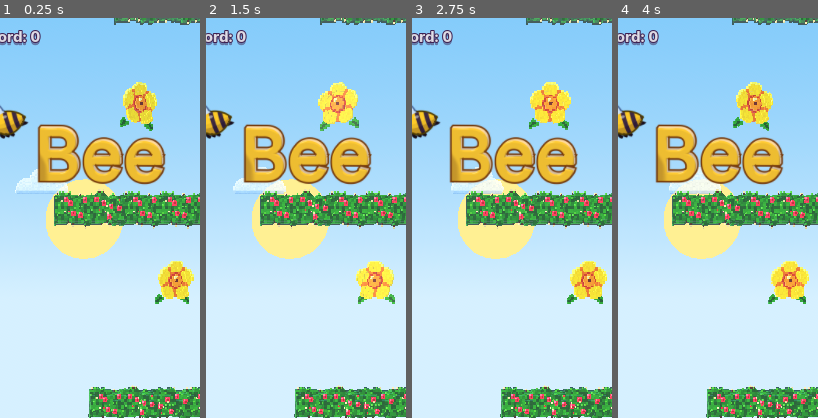
Above: before the commit, frames 1-4 (left to right).
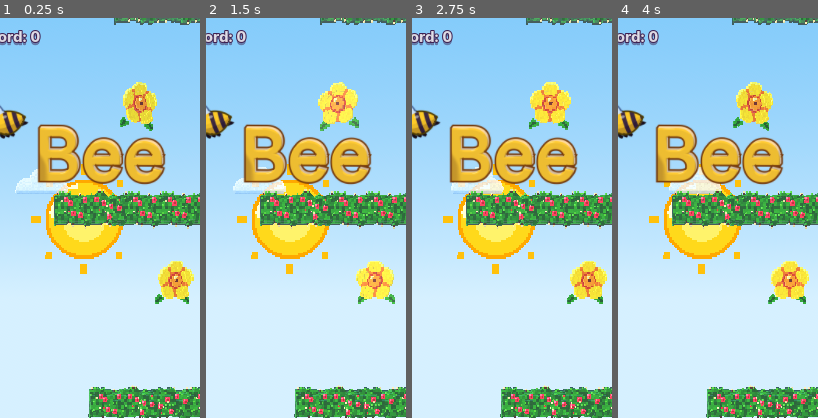
Above: after the commit, the same moments.

Repository: costanoy/bee-bee
Game: Godot game, scene res://scenes/main.tscn
The game is run twice, just before and just after one commit, with the same random seed, the same clock (stepped at 60 frames per second) and the same inputs.
Inputs (mouse positions are % of the whole screen's width and height, from its top left):
- Up to frame 1 (0.25 s): no input
- Up to frame 2 (1.5 s): move the mouse to (72, 45) at 0.52 s; click (72, 45) at 0.67 s; move the mouse to (30, 55) at 1.27 s; click (30, 55) at 1.42 s
- Up to frame 3 (2.75 s): move the mouse to (60, 28) at 2.02 s; click (60, 28) at 2.17 s
- Up to frame 4 (4 s): move the mouse to (45, 70) at 2.77 s; click (45, 70) at 2.92 s; move the mouse to (80, 65) at 3.52 s; click (80, 65) at 3.67 s
The pictures show only the part of the screen within x 48-98%, y 2-52%; the shares and areas given below are measured in that part.

The runs differ from the first frame. In frame 1, 3.9% of the frame differs, in the area x 15-62%, y 36-64%; in frame 2, 3.8%; in frame 3, 3.7%; in frame 4, 3.6%.

Commit message:
Voxel sun in the game
The voxel sun was approved, so the sun now uses the model's flat disc
instead of a sphere made in code. Its material is still built in
view3d.gd so it can fade out at sunset, now taking its colours from the
model's vertex colours.

Also adds the flower-pickup burst as cubes behind a flag
(voxel_burst), off by default: it is the next asset up for review.

Co-Authored-By: Claude Opus 5.5 <noreply@anthropic.com>

Diff:
--- a/scripts/view3d.gd
+++ b/scripts/view3d.gd
@@ -32,6 +32,7 @@
 	"ufo": "ufo_voxel",
 	"backdrop_hills": "backdrop_voxel_hills",
 	"backdrop_city": "backdrop_voxel_city",
+	"sun": "sun_voxel",
 }
 const BACKDROP_DEPTH := 95.0     # far enough to scroll at ~1/5 of the climb rate
 const SUN_Y := 26.0
@@ -61,6 +62,9 @@
 var dead_eyes: Node3D
 var live_eyes: Array[Node3D] = []
 var bee_yaw := 0.0
+# The flower-pickup burst as little cubes instead of smooth balls. Built for
+# review: off until approved.
+var voxel_burst := false
 var bee_roll_x := 0.0
 var idle_time := 0.0
 
@@ -78,7 +82,7 @@
 			"cloud_voxel_a", "cloud_voxel_b", "cloud_voxel_c", "gull", "moon", "jupiter", "ufo", "ground",
 			"tree_voxel_round_a", "tree_voxel_round_b", "tree_voxel_round_c",
 			"tree_voxel_pine_a", "tree_voxel_pine_b", "tree_voxel_pine_c",
-			"backdrop_hills", "backdrop_city"]:
+			"backdrop_hills", "backdrop_city", "sun"]:
 		models[f] = load("res://models/%s.glb" % voxel.get(f, f))
 
 	cam = Camera3D.new()
@@ -267,17 +271,17 @@
 	base.material_override = bmat
 	base.position = Vector3(0, foot_y - 45.0 + 0.5, -BACKDROP_DEPTH + 4.0)
 	scenery.add_child(base)
-	# a glowing sun hung behind everything
+	# A glowing sun hung behind everything: the voxel sun's flat disc, with a
+	# material made here rather than the model's own, so it can fade out as
+	# the sun sets (its colours come from the model's vertex colours).
 	var sun := MeshInstance3D.new()
-	var sm := SphereMesh.new()
-	sm.radius = 7.0
-	sm.height = 14.0
-	sm.radial_segments = 20
-	sm.rings = 10
-	sun.mesh = sm
+	var sun_model: Node3D = models["sun"].instantiate()
+	sun.mesh = (_meshes(sun_model)[0] as MeshInstance3D).mesh
+	sun_model.free()
 	var mat := StandardMaterial3D.new()
 	mat.shading_mode = BaseMaterial3D.SHADING_MODE_UNSHADED
-	mat.albedo_color = Color(1.0, 0.88, 0.45)
+	mat.vertex_color_use_as_albedo = true
+	mat.albedo_color = Color.WHITE
 	mat.emission_enabled = true
 	mat.emission = Color(1.0, 0.82, 0.35)
 	mat.emission_energy_multiplier = 1.6
@@ -383,6 +387,9 @@
 
 
 func _burst(at: Vector3, color: Color) -> void:
+	if voxel_burst:
+		_burst_cubes(at, color)
+		return
 	var p := CPUParticles3D.new()
 	p.one_shot = true
 	p.amount = 14
@@ -413,6 +420,35 @@
 	get_tree().create_timer(1.0).timeout.connect(p.queue_free)
 
 
+# The burst in voxels: cubes of two exact grid sizes (two cubes across and
+# one), never scaled in between, the small ones in a lighter tint.
+func _burst_cubes(at: Vector3, color: Color) -> void:
+	for spec in [[10, 0.08, color], [8, 0.04, color.lightened(0.45)]]:
+		var p := CPUParticles3D.new()
+		p.one_shot = true
+		p.amount = spec[0]
+		p.lifetime = 0.55
+		p.explosiveness = 1.0
+		p.direction = Vector3.UP
+		p.spread = 180.0
+		p.gravity = Vector3(0, -4, 0)
+		p.initial_velocity_min = 2.0
+		p.initial_velocity_max = 5.0
+		var mesh := BoxMesh.new()
+		mesh.size = Vector3.ONE * spec[1]
+		var mat := StandardMaterial3D.new()
+		mat.albedo_color = spec[2]
+		mat.emission_enabled = true
+		mat.emission = spec[2]
+		mat.emission_energy_multiplier = 0.6
+		mesh.material = mat
+		p.mesh = mesh
+		p.position = at
+		add_child(p)
+		p.emitting = true
+		get_tree().create_timer(1.0).timeout.connect(p.queue_free)
+
+
 func _sync_decor(delta: float) -> void:
 	idle_time += delta
 	for c in main.clouds:
